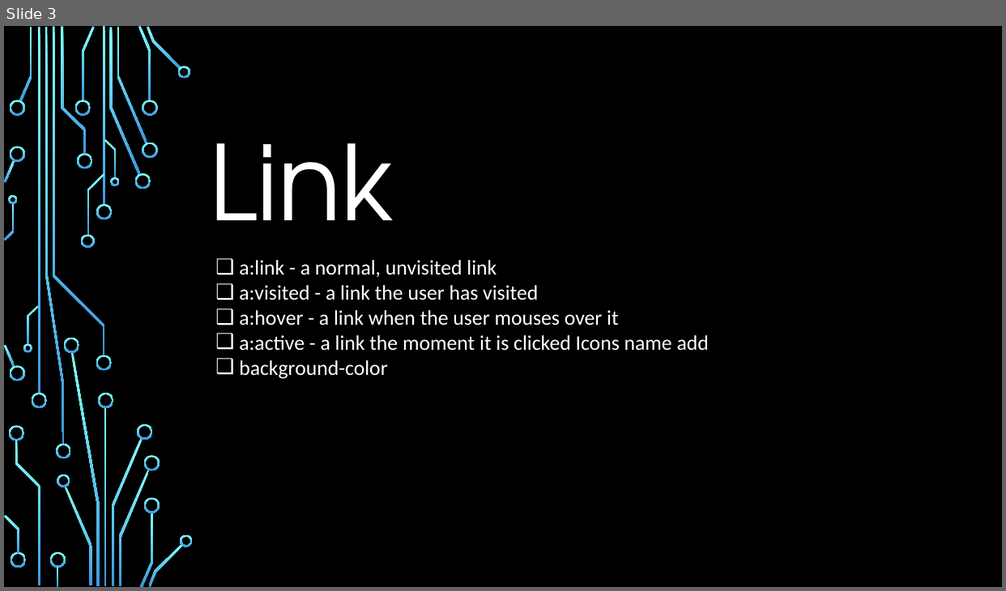
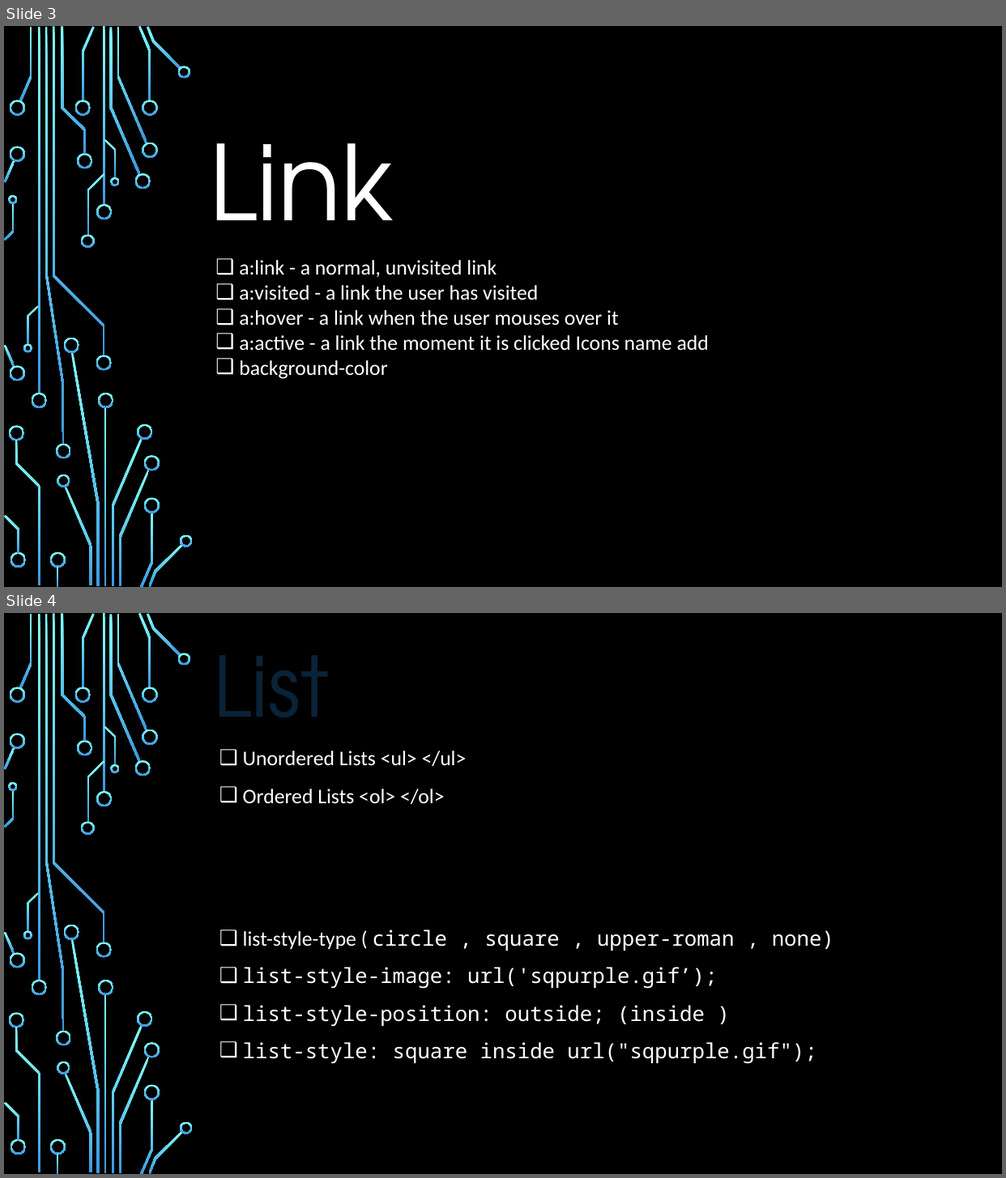
Before and after one commit to git-rx-co/HPI_HER_POWER, a slide deck: Presentation/CSS_pre.pptx. Shown one above the other, each under a label of ours: slide 3 before the commit, slides 3 and 4 after it. The pictures are 1006x591 and 1006x1178 pixels, drawn with LibreOffice and Linux fonts; fonts in the diff are those of the drawing; background and template pictures are left out. Boxes give left, top, right and bottom in pixels: in the first picture for what was removed or moved away, otherwise in the second. Text is boxed around its words. In the diff, an @@ line names an element or a change of style, - is before the commit and + after.

Commit message:
6_11_23_presentation add

```diff
--- a/Presentation/CSS_pre.pptx
+++ b/Presentation/CSS_pre.pptx
@@ slide 4 added at [4, 613, 1002, 1174], background picture (left out); not listed: 54 template elements that a slide beside it also shows @@
@@ text added at [213, 655, 330, 755], 80 pt, text #092338 @@
+List
@@ text added at [243, 751, 467, 804], 20 pt, text #FFFFFF @@
+❑ Unordered Lists <ul> </ul>
+❑ Ordered Lists <ol> </ol>
@@ text added at [208, 801, 524, 804], 80 pt, text #000000 @@
+List style
@@ text added at [243, 930, 834, 1064], 20 pt, text #FFFFFF @@
+❑ list-style-type ( circle , square , upper-roman , none)
+❑ list-style-image: url('sqpurple.gif’);
+❑ list-style-position: outside; (inside )
+❑ list-style: square inside url("sqpurple.gif");
```
